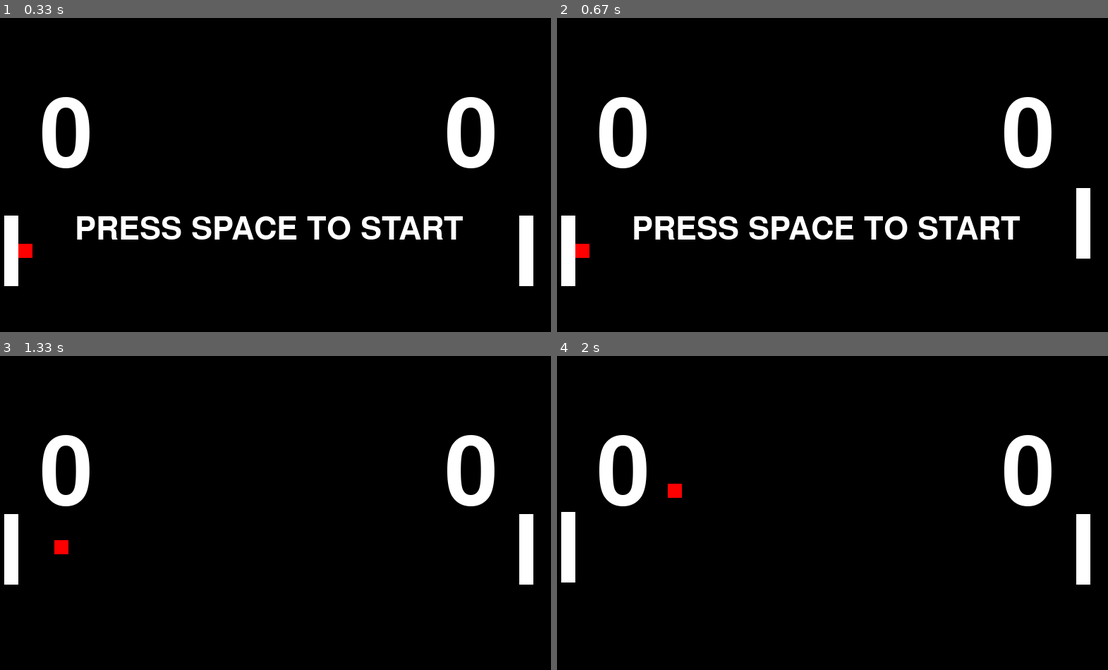
Above: before the commit, frames 1-4 (two rows, left to right).
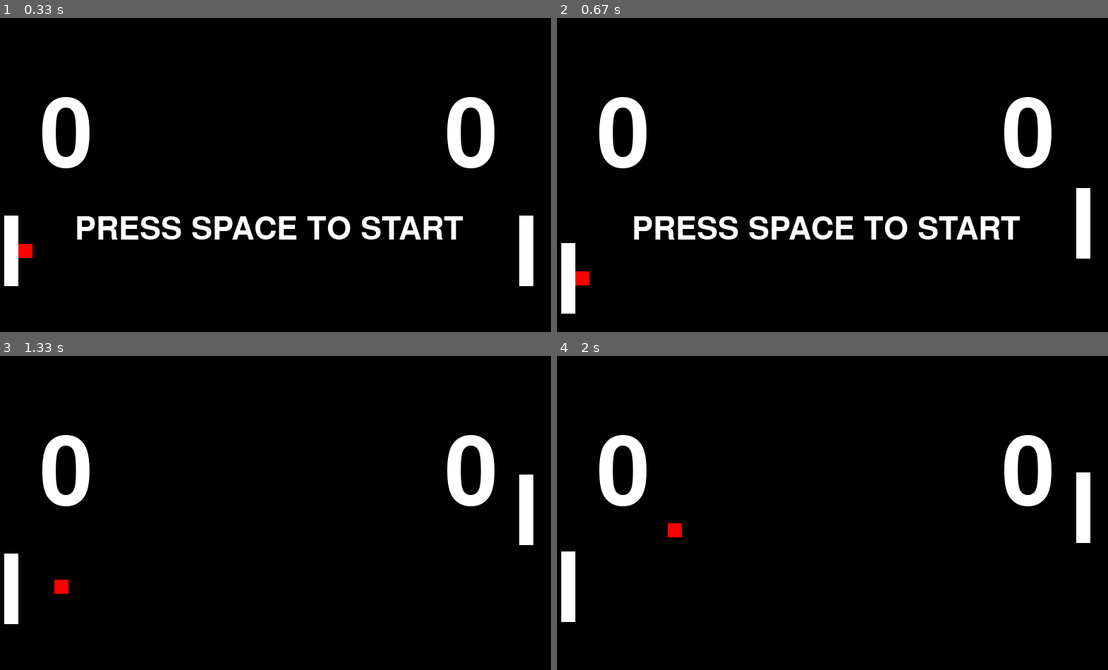
Above: after the commit, the same moments.

Repository: TierTheTora/pong-pygame
Game: pygame game, started from pong/multi.py
Two runs of this game, one before a commit and one after it. Both use one fixed random seed, a clock stepped at 60 frames per second and the inputs below.
Inputs:
- Up to frame 1 (0.33 s): no input
- Up to frame 2 (0.67 s): hold S from 0.33 s (still down); hold Up from 0.33 s (still down)
- Up to frame 3 (1.33 s): release S at 0.8 s; release Up at 0.8 s; hold Up 0.83-1.3 s; hold W 0.83-1.3 s; tap Space at 0.9, 1.2 s
- Up to frame 4 (2 s): hold Down 1.33-1.63 s; hold S 1.33-1.63 s; tap Space at 1.4, 1.73 s; hold Up from 1.67 s (still down); hold W from 1.67 s (still down)

Frame 1 is identical in both runs. In frame 2, 0.7% of the frame differs, in the area x 0-6%, y 62-95%; in frame 3, 1.5%; in frame 4, 1.6%, in the area x 0-97%, y 37-85%.

Commit message:
Add files via upload

Diff:
--- a/pong/multi.py
+++ b/pong/multi.py
@@ -139,17 +139,17 @@
             PLAYER.move_ip(0, -1)
             if start:
                 ball.rect.move_ip(0, -1)
-    elif KEY[pygame.K_UP]:
+    if KEY[pygame.K_UP]:
         if not OPPONENT.top <= 0:
             OPPONENT.move_ip(0, -1)
 
-    elif KEY[pygame.K_s]:
+    if KEY[pygame.K_s]:
         if not PLAYER.bottom >= SCREEN_HEIGHT:
             PLAYER.move_ip(0, 1)
             if start:
                 ball.rect.move_ip(0, 1)
 
-    elif KEY[pygame.K_DOWN]:
+    if KEY[pygame.K_DOWN]:
         if not OPPONENT.bottom >= SCREEN_HEIGHT:
             OPPONENT.move_ip(0, 1)
 
